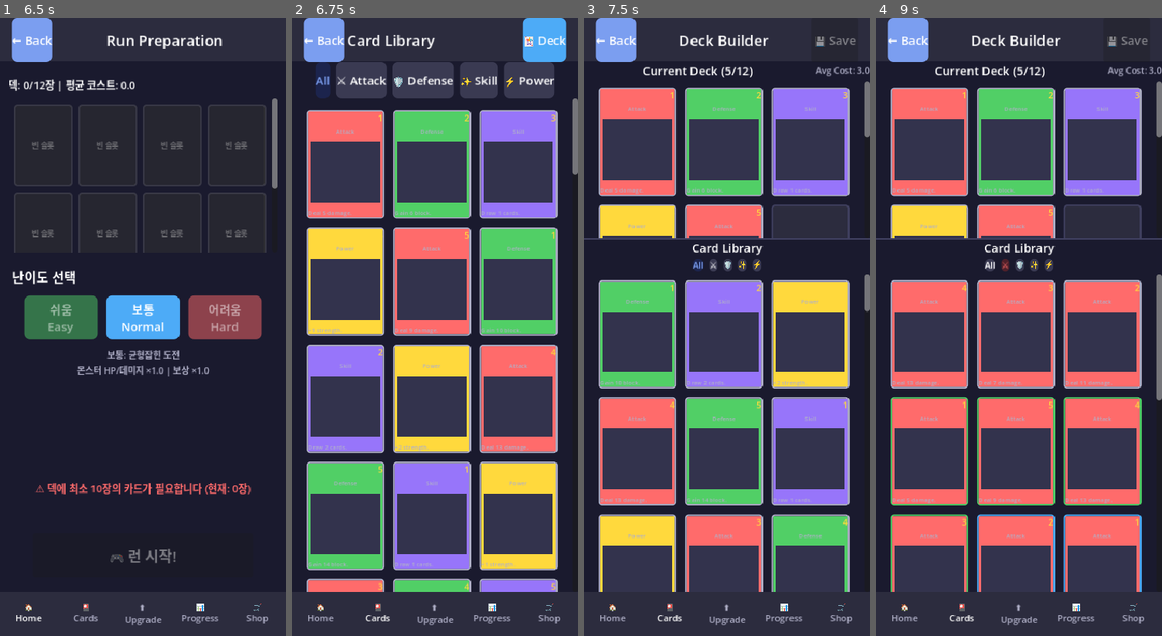
Above: before the commit, frames 1-4 (left to right).
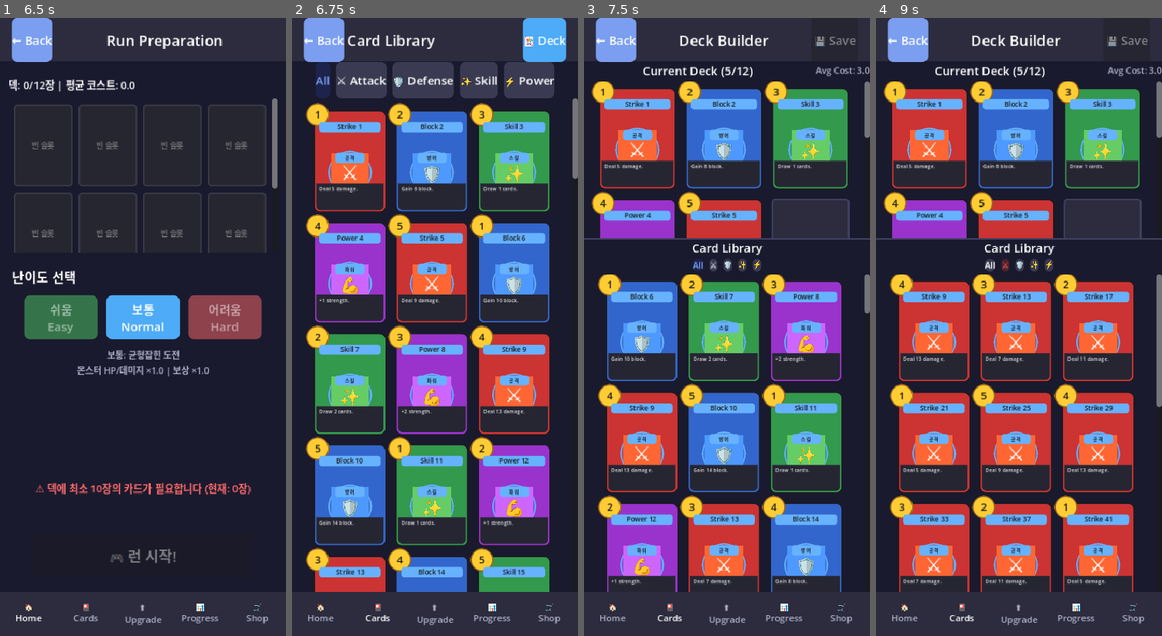
Above: after the commit, the same moments.

Repository: ledlaputa72/geekbrox
Game: Godot game, scene res://scenes/MainLobby.tscn
Same seed, same stepped clock (60 frames per second), same inputs: the game is played once before the commit and once after it.
Inputs:
- Up to frame 1 (6.5 s): click "꿈 런 시작" at 0.5 s; click "쉬움 Easy" at 1.25 s; click "쉬움 Easy" at 2 s; click "보통 Normal" at 2.75 s; click "보통 Normal" at 3.5 s; click "어려움 Hard" at 4.25 s; click "🏠 Home" at 5 s; click "꿈 런 시작" at 5.75 s
- Up to frame 2 (6.75 s): click "🎴 Cards" at 6.5 s
- Up to frame 3 (7.5 s): click "🃏 Deck" at 7.25 s
- Up to frame 4 (9 s): click "All" at 8 s; click "⚔️" at 8.75 s

Frame 1 is identical in both runs. In frame 2, 63% of the frame differs, in the area x 4-100%, y 13-93%; in frame 3, 59%; in frame 4, 60%.

Commit message:
feat(ui): Redesign CardItem with Iron Glory style layout
Major Changes:
- Complete card layout redesign (Iron Glory inspired)
- Cost badge (top-left, circular, yellow)
- Card name banner (top, sky blue ribbon)
- Circular art area (center, type-based color)
- Type badge (below art, small badge)
- Description panel (bottom, dark background)

Layout Components:
1. Cost Badge - 32x32px circular badge (top-left)
2. Name Banner - Sky blue ribbon at top
3. Art Circle - 60x60px circular art area
4. Type Badge - Small badge below art
5. Description Panel - Bottom section with text

Card Types:
- Attack: Red background, orange art
- Defense: Blue background, light blue art
- Skill: Green background, light green art
- Power: Purple background, light purple art

Features:
- Korean type labels (공격/방어/스킬/파워)
- Type emoji placeholders (⚔️/🛡️/✨/💪)
- Hover effect (border glow)
- Clean, premium look

Reference: Iron Glory card design

Files:
- ui/components/CardItem.gd (8.2 KB)
- ui/components/CardItem.tscn (2.9 KB)

Diff:
--- a/teams/game/godot/dream-collector/ui/components/CardItem.gd
+++ b/teams/game/godot/dream-collector/ui/components/CardItem.gd
@@ -1,8 +1,8 @@
 # CardItem.gd
-# 카드 라이브러리에서 사용되는 단일 카드 컴포넌트
-# Dream Collector - 100×140px 카드 디자인
-
-extends PanelContainer
+# 카드 라이브러리, 덱빌더에서 사용되는 카드 컴포넌트
+# Dream Collector - Iron Glory Style (100×140px)
+
+extends Control
 
 # ─── 카드 데이터 ─────────────────────────────────────
 var card_id: int = 0
@@ -13,12 +13,18 @@
 var rarity: String = "common"  # common, uncommon, rare, epic, legendary
 
 # ─── UI 노드 참조 ────────────────────────────────────
-@onready var background: ColorRect = $Background
-@onready var name_label: Label = $VBox/TopSection/HBox/NameLabel
-@onready var cost_label: Label = $VBox/TopSection/HBox/CostLabel
-@onready var type_label: Label = $VBox/TopSection/TypeLabel
-@onready var art_placeholder: ColorRect = $VBox/ArtContainer/ArtPlaceholder
-@onready var description_label: Label = $VBox/BottomSection/DescriptionLabel
+@onready var card_bg: Panel = $CardBG
+@onready var cost_badge: Panel = $CostBadge
+@onready var cost_label: Label = $CostBadge/CostLabel
+@onready var name_banner: Panel = $NameBanner
+@onready var name_label: Label = $NameBanner/NameLabel
+@onready var art_circle: Panel = $ArtCircle
+@onready var art_bg: ColorRect = $ArtCircle/ArtBG
+@onready var art_placeholder: Label = $ArtCircle/ArtPlaceholder
+@onready var type_badge: Panel = $TypeBadge
+@onready var type_label: Label = $TypeBadge/TypeLabel
+@onready var description_panel: Panel = $DescriptionPanel
+@onready var description_label: Label = $DescriptionPanel/DescriptionLabel
 
 # ─── 시그널 ──────────────────────────────────────────
 signal card_clicked(card_data: Dictionary)
@@ -26,7 +32,7 @@
 
 # ─── 초기화 ──────────────────────────────────────────
 func _ready() -> void:
-	custom_minimum_size = Vector2(UITheme.CARD.width, UITheme.CARD.height)
+	custom_minimum_size = Vector2(100, 140)
 	apply_styles()
 	update_display()
 
@@ -50,42 +56,161 @@
 	if not is_node_ready():
 		return
 
+	# 카드 이름
 	name_label.text = card_name
+
+	# 코스트
 	cost_label.text = str(cost)
-	type_label.text = card_type.capitalize()
+
+	# 타입
+	type_label.text = get_type_korean(card_type)
+
+	# 설명
 	description_label.text = description
 
+	# 일러스트 플레이스홀더 (이모지 또는 첫 글자)
+	art_placeholder.text = get_art_emoji(card_type)
+
 	# 타입별 색상 적용
-	var type_color = UITheme.COLORS.get(card_type, UITheme.COLORS.attack)
-	background.color = type_color
-
-	# 희귀도별 테두리 색상
-	var rarity_color = UITheme.COLORS.get(rarity, UITheme.COLORS.common)
-	var panel_style = get_theme_stylebox("panel")
-	if panel_style is StyleBoxFlat:
-		panel_style.border_color = rarity_color
+	apply_type_colors()
+
+# ─── 타입별 색상 적용 ────────────────────────────────
+func apply_type_colors() -> void:
+	var type_colors = {
+		"attack": {
+			"bg": Color(0.8, 0.2, 0.2),  # 빨강
+			"art_bg": Color(1.0, 0.4, 0.2),  # 주황
+			"banner": Color(0.4, 0.7, 1.0)  # 하늘색
+		},
+		"defense": {
+			"bg": Color(0.2, 0.4, 0.8),  # 파랑
+			"art_bg": Color(0.3, 0.6, 1.0),  # 밝은 파랑
+			"banner": Color(0.4, 0.7, 1.0)  # 하늘색
+		},
+		"skill": {
+			"bg": Color(0.2, 0.6, 0.3),  # 초록
+			"art_bg": Color(0.4, 0.8, 0.4),  # 밝은 초록
+			"banner": Color(0.4, 0.7, 1.0)  # 하늘색
+		},
+		"power": {
+			"bg": Color(0.6, 0.2, 0.8),  # 보라
+			"art_bg": Color(0.8, 0.4, 1.0),  # 밝은 보라
+			"banner": Color(0.4, 0.7, 1.0)  # 하늘색
+		}
+	}
+
+	var colors = type_colors.get(card_type, type_colors["attack"])
+
+	# 카드 배경
+	var card_style = card_bg.get_theme_stylebox("panel")
+	if card_style is StyleBoxFlat:
+		card_style.bg_color = colors["bg"]
+
+	# 일러스트 배경
+	art_bg.color = colors["art_bg"]
+
+	# 이름 배너
+	var banner_style = name_banner.get_theme_stylebox("panel")
+	if banner_style is StyleBoxFlat:
+		banner_style.bg_color = colors["banner"]
 
 # ─── 스타일 적용 ─────────────────────────────────────
 func apply_styles() -> void:
-	# Panel 스타일
-	var panel_style = StyleBoxFlat.new()
-	panel_style.bg_color = UITheme.COLORS.panel
-	panel_style.border_width_left = 2
-	panel_style.border_width_top = 2
-	panel_style.border_width_right = 2
-	panel_style.border_width_bottom = 2
-	panel_style.border_color = UITheme.COLORS.panel_border
-	panel_style.corner_radius_top_left = UITheme.RADIUS.small
-	panel_style.corner_radius_top_right = UITheme.RADIUS.small
-	panel_style.corner_radius_bottom_left = UITheme.RADIUS.small
-	panel_style.corner_radius_bottom_right = UITheme.RADIUS.small
-	add_theme_stylebox_override("panel", panel_style)
-
-	# 라벨 색상
-	name_label.add_theme_color_override("font_color", UITheme.COLORS.text)
-	cost_label.add_theme_color_override("font_color", UITheme.COLORS.warning)
-	type_label.add_theme_color_override("font_color", UITheme.COLORS.text_dim)
-	description_label.add_theme_color_override("font_color", UITheme.COLORS.text_dim)
+	# 1. 카드 배경 (전체)
+	var card_style = StyleBoxFlat.new()
+	card_style.bg_color = Color(0.8, 0.2, 0.2)  # 기본 빨강
+	card_style.corner_radius_top_left = 8
+	card_style.corner_radius_top_right = 8
+	card_style.corner_radius_bottom_left = 8
+	card_style.corner_radius_bottom_right = 8
+	card_style.border_width_left = 2
+	card_style.border_width_top = 2
+	card_style.border_width_right = 2
+	card_style.border_width_bottom = 2
+	card_style.border_color = Color(0.1, 0.1, 0.1, 0.5)
+	card_bg.add_theme_stylebox_override("panel", card_style)
+
+	# 2. 코스트 배지 (좌상단)
+	var cost_style = StyleBoxFlat.new()
+	cost_style.bg_color = Color(1, 0.8, 0.2)  # 노란색
+	cost_style.corner_radius_top_left = 16
+	cost_style.corner_radius_top_right = 16
+	cost_style.corner_radius_bottom_left = 16
+	cost_style.corner_radius_bottom_right = 16
+	cost_style.border_width_left = 2
+	cost_style.border_width_top = 2
+	cost_style.border_width_right = 2
+	cost_style.border_width_bottom = 2
+	cost_style.border_color = Color(0.6, 0.4, 0.1)
+	cost_badge.add_theme_stylebox_override("panel", cost_style)
+	cost_label.add_theme_font_size_override("font_size", 14)
+	cost_label.add_theme_color_override("font_color", Color(0.1, 0.1, 0.1))
+
+	# 3. 이름 배너 (상단)
+	var banner_style = StyleBoxFlat.new()
+	banner_style.bg_color = Color(0.4, 0.7, 1.0)  # 하늘색
+	banner_style.corner_radius_top_left = 4
+	banner_style.corner_radius_top_right = 4
+	banner_style.corner_radius_bottom_left = 4
+	banner_style.corner_radius_bottom_right = 4
+	name_banner.add_theme_stylebox_override("panel", banner_style)
+	name_label.add_theme_font_size_override("font_size", 9)
+	name_label.add_theme_color_override("font_color", Color(0.1, 0.1, 0.1))
+
+	# 4. 원형 일러스트 영역
+	var circle_style = StyleBoxFlat.new()
+	circle_style.bg_color = Color(0.3, 0.6, 0.9, 0.3)  # 반투명
+	circle_style.corner_radius_top_left = 30
+	circle_style.corner_radius_top_right = 30
+	circle_style.corner_radius_bottom_left = 30
+	circle_style.corner_radius_bottom_right = 30
+	circle_style.border_width_left = 2
+	circle_style.border_width_top = 2
+	circle_style.border_width_right = 2
+	circle_style.border_width_bottom = 2
+	circle_style.border_color = Color(0.4, 0.7, 1.0)
+	art_circle.add_theme_stylebox_override("panel", circle_style)
+	art_placeholder.add_theme_font_size_override("font_size", 28)
+
+	# 5. 타입 배지
+	var type_style = StyleBoxFlat.new()
+	type_style.bg_color = Color(0.4, 0.7, 1.0)  # 하늘색
+	type_style.corner_radius_top_left = 4
+	type_style.corner_radius_top_right = 4
+	type_style.corner_radius_bottom_left = 4
+	type_style.corner_radius_bottom_right = 4
+	type_badge.add_theme_stylebox_override("panel", type_style)
+	type_label.add_theme_font_size_override("font_size", 7)
+	type_label.add_theme_color_override("font_color", Color(0.1, 0.1, 0.1))
+
+	# 6. 설명 패널
+	var desc_style = StyleBoxFlat.new()
+	desc_style.bg_color = Color(0.15, 0.15, 0.2)  # 어두운 배경
+	desc_style.corner_radius_bottom_left = 6
+	desc_style.corner_radius_bottom_right = 6
+	description_panel.add_theme_stylebox_override("panel", desc_style)
+	description_label.add_theme_font_size_override("font_size", 7)
+	description_label.add_theme_color_override("font_color", Color(0.9, 0.9, 0.9))
+
+# ─── 타입 한글 변환 ──────────────────────────────────
+func get_type_korean(type: String) -> String:
+	var korean_types = {
+		"attack": "공격",
+		"defense": "방어",
+		"skill": "스킬",
+		"power": "파워"
+	}
+	return korean_types.get(type, "공격")
+
+# ─── 일러스트 이모지 ─────────────────────────────────
+func get_art_emoji(type: String) -> String:
+	var emojis = {
+		"attack": "⚔️",
+		"defense": "🛡️",
+		"skill": "✨",
+		"power": "💪"
+	}
+	return emojis.get(type, "⚔️")
 
 # ─── 마우스 입력 처리 ────────────────────────────────
 func _gui_input(event: InputEvent) -> void:
@@ -95,23 +220,25 @@
 
 func _mouse_entered() -> void:
 	# 호버 효과
-	var panel_style = get_theme_stylebox("panel")
-	if panel_style is StyleBoxFlat:
-		panel_style.border_width_left = 3
-		panel_style.border_width_top = 3
-		panel_style.border_width_right = 3
-		panel_style.border_width_bottom = 3
+	var card_style = card_bg.get_theme_stylebox("panel")
+	if card_style is StyleBoxFlat:
+		card_style.border_width_left = 4
+		card_style.border_width_top = 4
+		card_style.border_width_right = 4
+		card_style.border_width_bottom = 4
+		card_style.border_color = Color(1, 1, 1, 0.8)
 
 	card_hovered.emit(get_card_data())
 
 func _mouse_exited() -> void:
 	# 호버 해제
-	var panel_style = get_theme_stylebox("panel")
-	if panel_style is StyleBoxFlat:
-		panel_style.border_width_left = 2
-		panel_style.border_width_top = 2
-		panel_style.border_width_right = 2
-		panel_style.border_width_bottom = 2
+	var card_style = card_bg.get_theme_stylebox("panel")
+	if card_style is StyleBoxFlat:
+		card_style.border_width_left = 2
+		card_style.border_width_top = 2
+		card_style.border_width_right = 2
+		card_style.border_width_bottom = 2
+		card_style.border_color = Color(0.1, 0.1, 0.1, 0.5)
 
 # ─── 카드 클릭 이벤트 ────────────────────────────────
 func _on_card_clicked() -> void:
--- a/teams/game/godot/dream-collector/ui/components/CardItem.tscn
+++ b/teams/game/godot/dream-collector/ui/components/CardItem.tscn
@@ -2,48 +2,70 @@
 
 [ext_resource type="Script" path="res://ui/components/CardItem.gd" id="1"]
 
-[node name="CardItem" type="PanelContainer"]
-custom_minimum_size = Vector2(106, 148)
+[node name="CardItem" type="Control"]
+custom_minimum_size = Vector2(100, 140)
+layout_mode = 3
+anchors_preset = 0
 script = ExtResource("1")
 
-[node name="Background" type="ColorRect" parent="."]
-layout_mode = 2
+[node name="CardBG" type="Panel" parent="."]
+layout_mode = 1
+anchors_preset = 15
+anchor_right = 1.0
+anchor_bottom = 1.0
 
-[node name="VBox" type="VBoxContainer" parent="."]
-layout_mode = 2
+[node name="CostBadge" type="Panel" parent="."]
+layout_mode = 0
+offset_left = -10.0
+offset_top = -10.0
+offset_right = 22.0
+offset_bottom = 22.0
 
-[node name="TopSection" type="VBoxContainer" parent="VBox"]
-layout_mode = 2
-size_flags_vertical = 0
+[node name="CostLabel" type="Label" parent="CostBadge"]
+layout_mode = 1
+anchors_preset = 15
+anchor_right = 1.0
+anchor_bottom = 1.0
+text = "1"
+horizontal_alignment = 1
+vertical_alignment = 1
 
-[node name="HBox" type="HBoxContainer" parent="VBox/TopSection"]
-layout_mode = 2
+[node name="NameBanner" type="Panel" parent="."]
+layout_mode = 1
+anchors_preset = 10
+anchor_right = 1.0
+offset_left = 8.0
+offset_top = 16.0
+offset_right = -8.0
+offset_bottom = 30.0
+grow_horizontal = 2
 
-[node name="NameLabel" type="Label" parent="VBox/TopSection/HBox"]
-layout_mode = 2
-size_flags_horizontal = 3
-text = "Card Name"
-theme_override_font_sizes/font_size = 10
+[node name="NameLabel" type="Label" parent="NameBanner"]
+layout_mode = 1
+anchors_preset = 15
+anchor_right = 1.0
+anchor_bottom = 1.0
+text = "카드 이름"
+horizontal_alignment = 1
+vertical_alignment = 1
 autowrap_mode = 2
 clip_text = true
 
-[node name="CostLabel" type="Label" parent="VBox/TopSection/HBox"]
-layout_mode = 2
-text = "3"
-theme_override_font_sizes/font_size = 12
-horizontal_alignment = 2
+[node name="ArtCircle" type="Panel" parent="."]
+layout_mode = 1
+anchors_preset = 8
+anchor_left = 0.5
+anchor_top = 0.5
+anchor_right = 0.5
+anchor_bottom = 0.5
+offset_left = -30.0
+offset_top = -15.0
+offset_right = 30.0
+offset_bottom = 45.0
+grow_horizontal = 2
+grow_vertical = 2
 
-[node name="TypeLabel" type="Label" parent="VBox/TopSection"]
-layout_mode = 2
-text = "Attack"
-theme_override_font_sizes/font_size = 8
-horizontal_alignment = 1
-
-[node name="ArtContainer" type="Control" parent="VBox"]
-layout_mode = 2
-size_flags_vertical = 3
-
-[node name="ArtPlaceholder" type="ColorRect" parent="VBox/ArtContainer"]
+[node name="ArtBG" type="ColorRect" parent="ArtCircle"]
 layout_mode = 1
 anchors_preset = 15
 anchor_right = 1.0
@@ -52,14 +74,62 @@
 offset_top = 4.0
 offset_right = -4.0
 offset_bottom = -4.0
-color = Color(0.2, 0.2, 0.3, 1)
+color = Color(1, 0.4, 0.2, 1)
 
-[node name="BottomSection" type="VBoxContainer" parent="VBox"]
-layout_mode = 2
-size_flags_vertical = 0
+[node name="ArtPlaceholder" type="Label" parent="ArtCircle"]
+layout_mode = 1
+anchors_preset = 15
+anchor_right = 1.0
+anchor_bottom = 1.0
+text = "⚔️"
+horizontal_alignment = 1
+vertical_alignment = 1
 
-[node name="DescriptionLabel" type="Label" parent="VBox/BottomSection"]
-layout_mode = 2
-text = "Deal 8 damage."
-theme_override_font_sizes/font_size = 8
+[node name="TypeBadge" type="Panel" parent="."]
+layout_mode = 1
+anchors_preset = 7
+anchor_left = 0.5
+anchor_top = 1.0
+anchor_right = 0.5
+anchor_bottom = 1.0
+offset_left = -20.0
+offset_top = -82.0
+offset_right = 20.0
+offset_bottom = -68.0
+grow_horizontal = 2
+grow_vertical = 0
+
+[node name="TypeLabel" type="Label" parent="TypeBadge"]
+layout_mode = 1
+anchors_preset = 15
+anchor_right = 1.0
+anchor_bottom = 1.0
+text = "공격"
+horizontal_alignment = 1
+vertical_alignment = 1
+
+[node name="DescriptionPanel" type="Panel" parent="."]
+layout_mode = 1
+anchors_preset = 12
+anchor_top = 1.0
+anchor_right = 1.0
+anchor_bottom = 1.0
+offset_left = 4.0
+offset_top = -40.0
+offset_right = -4.0
+offset_bottom = -4.0
+grow_horizontal = 2
+grow_vertical = 0
+
+[node name="DescriptionLabel" type="Label" parent="DescriptionPanel"]
+layout_mode = 1
+anchors_preset = 15
+anchor_right = 1.0
+anchor_bottom = 1.0
+offset_left = 4.0
+offset_top = 2.0
+offset_right = -4.0
+offset_bottom = -2.0
+text = "피해를 5 줍니다."
 autowrap_mode = 2
+clip_text = true
